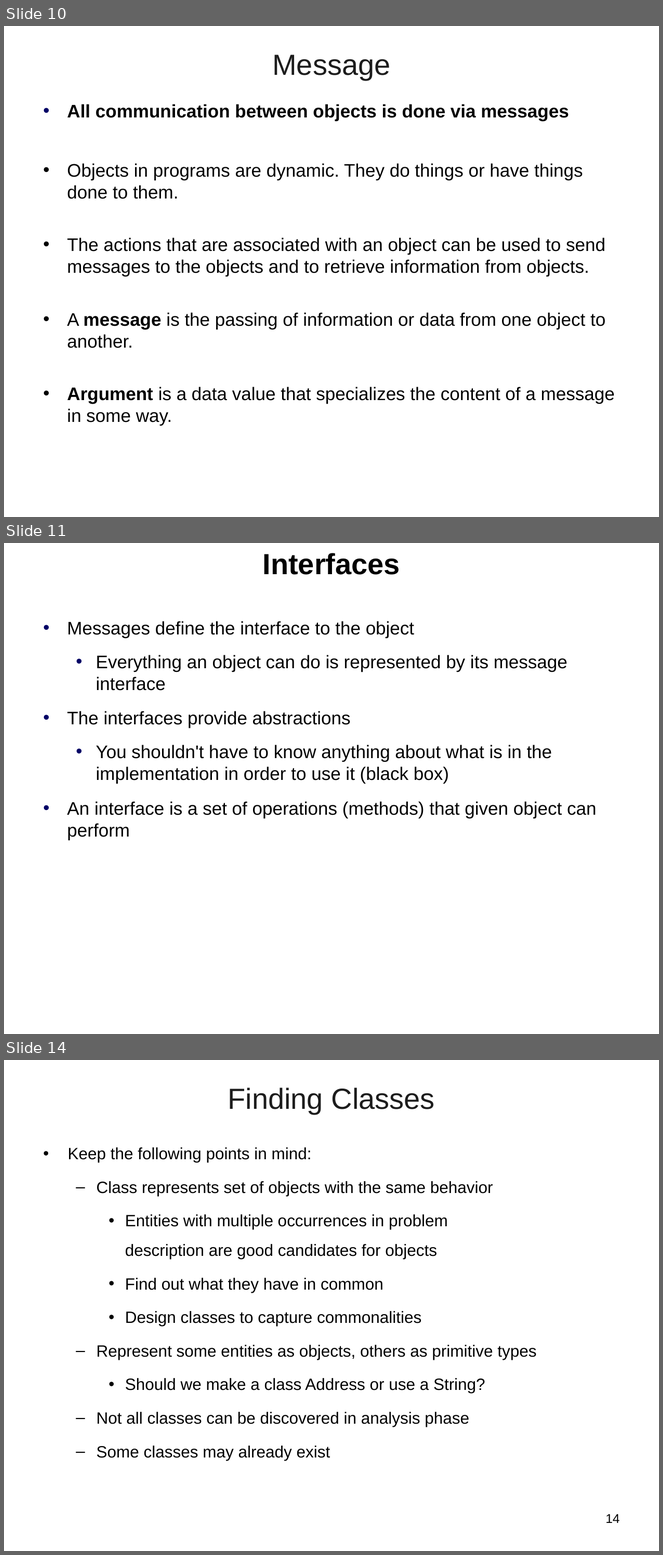
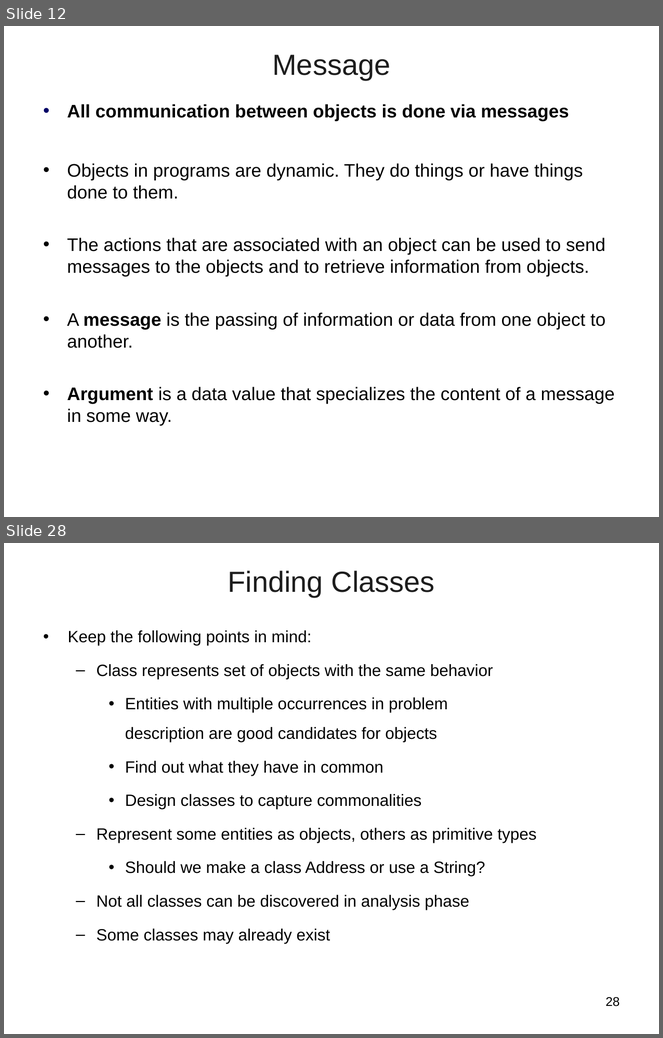
Before and after one commit to vatsanTraining/freshers_dec_2021, a slide deck: Java_Module_1_Excella.ppt. Shown one above the other, each under a label of ours: slides 10, 11 and 14 before the commit, slides 12 and 28 after it; the slides between them are not shown. The pictures are 663x1555 and 663x1038 pixels, drawn with LibreOffice and Linux fonts; fonts in the diff are those of the drawing; background and template pictures are left out. Boxes give left, top, right and bottom in pixels: in the first picture for what was removed or moved away, otherwise in the second. Text is boxed around its words. In the diff, an @@ line names an element or a change of style, - is before the commit and + after.

```diff
--- a/Java_Module_1_Excella.ppt
+++ b/Java_Module_1_Excella.ppt
@@ slide 11 removed at [4, 543, 659, 1034], background picture (left out) @@
@@ title removed at [263, 553, 400, 575] @@
-Interfaces
@@ text removed at [67, 621, 596, 840] @@
-• Messages define the interface to the object
-  • Everything an object can do is represented by its message interface
-• The interfaces provide abstractions
-  • You shouldn't have to know anything about what is in the implementation in order to use it (black box)
-• An interface is a set of operations (methods) that given object can perform
@@ what was slide 10 is now slide 12 @@
@@ what was slide 14 is now slide 28 @@
@@ page number at [606, 997, 620, 1007]: text changed @@
-14
+28
```
Also in this commit, not shown: 2 slides changed, 2 slides added, 21 other slides removed.
